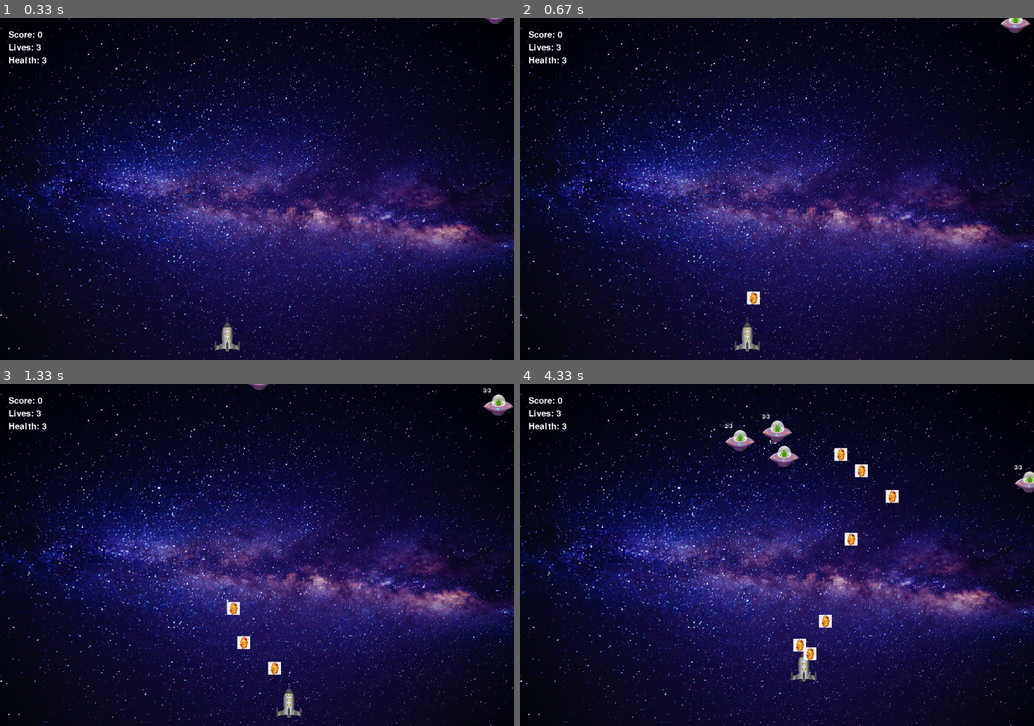
Above: before the commit, frames 1-4 (two rows, left to right).
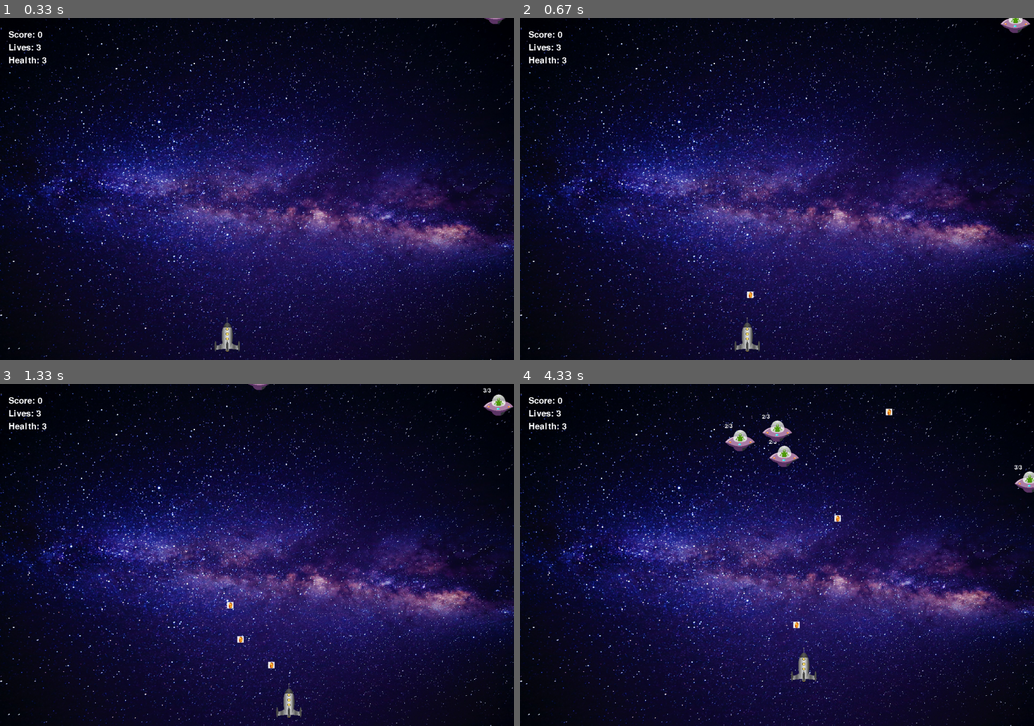
Above: after the commit, the same moments.

Repository: Pavel-Bylkov/shuter_pygame
Game: pygame game, started from game.py
Same seed, same stepped clock (60 frames per second), same inputs: the game is played once before the commit and once after it.
Inputs:
- Up to frame 1 (0.33 s): no input
- Up to frame 2 (0.67 s): tap Space at 0.33 s
- Up to frame 3 (1.33 s): hold T 0.67-1.13 s; hold D 0.67-1.13 s; tap Space at 0.73, 1.03, 1.23 s; hold D from 1.17 s (still down)
- Up to frame 4 (4.33 s): tap Space at 1.53, 1.73, 2.07, 2.37, 2.57, 2.87, 3.13, 3.47, 3.9, 4.3 s; release D at 1.63 s; hold W 1.67-1.97 s; hold D 2-2.47 s; hold A 2.5-3.03 s; hold S 3.07-3.37 s; hold A 3.4-3.8 s; hold W 3.83-4.2 s; hold D from 4.23 s (still down)

Frame 1 is identical in both runs. In frame 2, less than 0.1% of the frame differs, in the area x 44-47%, y 80-84%; in frame 3, 0.3%; in frame 4, 0.8%, in the area x 47-74%, y 7-81%.

Commit message:
add chamge weapon

Diff:
--- a/game.py
+++ b/game.py
@@ -24,7 +24,8 @@
 img_enemy = pg.transform.scale(pg.image.load("ufo.png"), (70, 50))
 # подготавливаем картинку для геймовера
 gameover = pg.transform.scale(pg.image.load("gameover.jpeg"), (win_width, win_height))
-img_bull = pg.transform.scale(pg.image.load("fireball.png"), (30, 30))
+img_bull = pg.transform.scale(pg.image.load("fireball.png"), (15, 15))
+img_bull2 = pg.transform.scale(pg.image.load("blaster.png"), (15, 15))
 img_bum = "Взрыв4.png"
 images_for_bum = []
 for i in range(1, 11):
@@ -83,6 +84,13 @@
         self.reload = time.time()
         self.health = 3
         self.health_display = Text(x=20, y=90, text="Health: 3", font_size=30)
+        self.cur_weapon = 1  # 1 - blaster, 2 - fireball
+
+    def change_weapon(self):
+        if self.cur_weapon == 1:
+            self.cur_weapon = 2
+        else:
+            self.cur_weapon = 1
 
     def update(self):
         self.bullets.update()
@@ -96,11 +104,20 @@
             self.rect.x -= self.speed
         if keys[pg.K_d]:
             self.rect.x += self.speed
-        if keys[pg.K_SPACE] and time.time() - self.reload > 0.25:
-            self.bullets.add(
-                Bullet(x=self.rect.centerx, y=self.rect.top, speed=10)
-            )
-            self.reload = time.time()
+        if keys[pg.K_t]:
+            self.change_weapon()
+        if self.cur_weapon == 1:
+            if keys[pg.K_SPACE] and time.time() - self.reload > 0.25:
+                self.bullets.add(
+                    Bullet(x=self.rect.centerx, y=self.rect.top, speed=10, power=1)
+                )
+                self.reload = time.time()
+        else:
+            if keys[pg.K_SPACE] and time.time() - self.reload > 0.5:
+                self.bullets.add(
+                    Bullet(x=self.rect.centerx, y=self.rect.top, speed=15, power=3)
+                )
+                self.reload = time.time()
 
     def get_hit(self):
         self.health -= 1
@@ -116,7 +133,8 @@
     def __init__(self, x, y, speed):
         super().__init__(x=x, y=y, speed=speed, img=img_enemy)
         self.health = 3
-        self.health_display = Text(x=self.rect.x, y=(self.rect.y-15), text="3/3", font_size=20)
+        self.health_display = Text(x=self.rect.x, y=(self.rect.y-15),
+                                   text="3/3", font_size=20)
 
     def update(self, player, bums, win):
         global lives, score
@@ -136,8 +154,10 @@
             self.rect.y = -50
             self.rect.x = random.randint(30, win_height - 30)
             score += 1
-        if pg.sprite.spritecollide(self, player.bullets, True):
-            self.health -= 1
+        coll = pg.sprite.spritecollide(self, player.bullets, True)
+        if coll:
+            for bull in coll:
+                self.health -= bull.power
         if self.health == 0:
             bums.add(
                 Bum(self.rect.centerx, self.rect.centery)
@@ -152,8 +172,9 @@
 
 
 class Bullet(Base):
-    def __init__(self, x, y, speed):
+    def __init__(self, x, y, speed, power):
         super().__init__(x=x, y=y, speed=speed, img=img_bull)
+        self.power = power
 
     def update(self):
         self.rect.y -= self.speed
